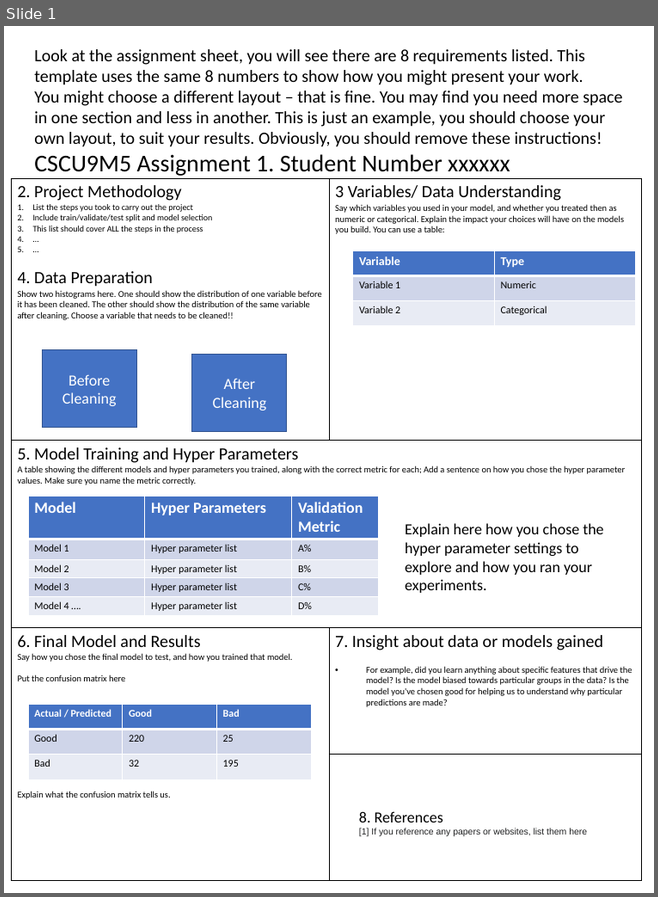
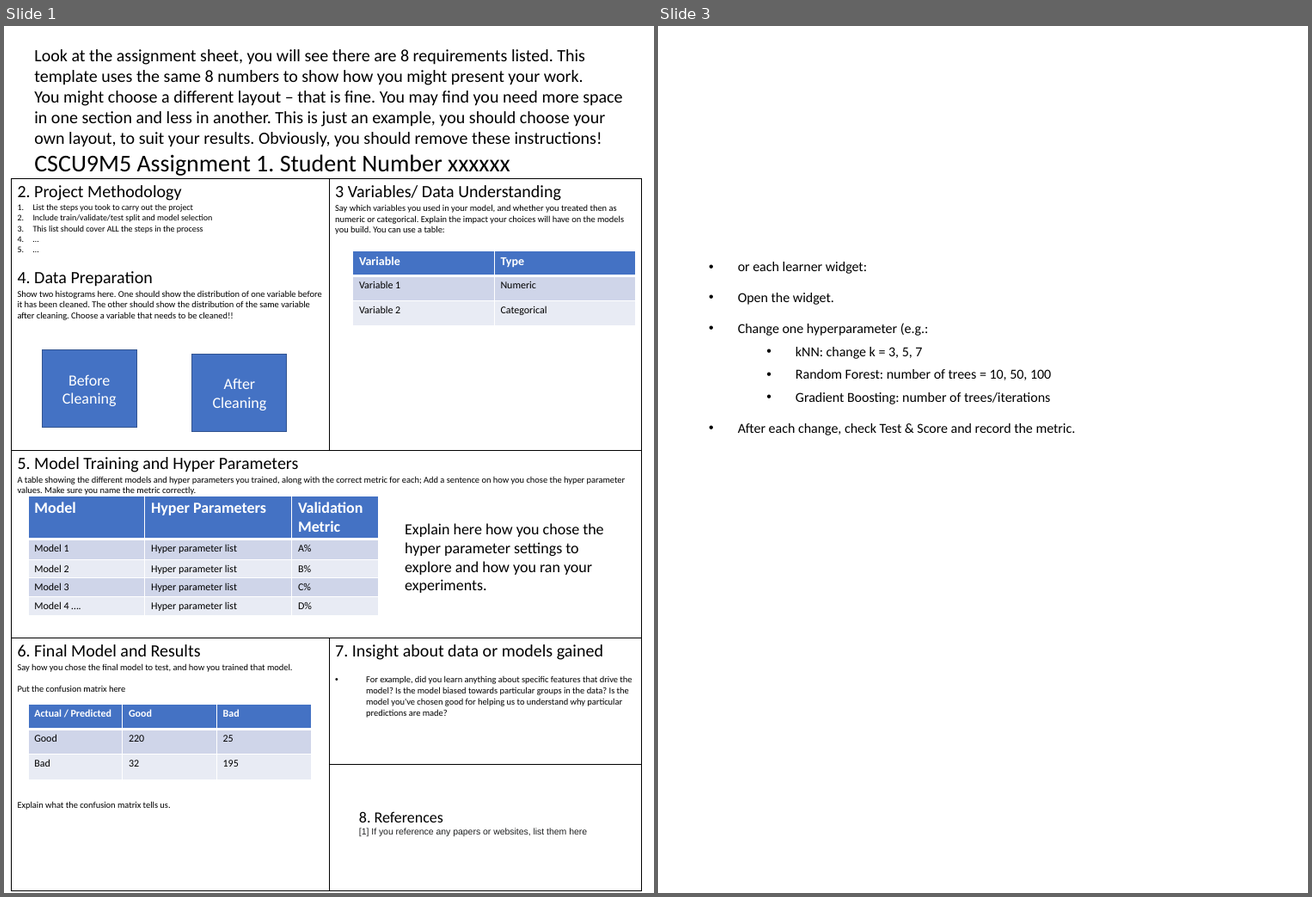
Before and after one commit to v-saketh-p/CSCU9M5_assignment, a slide deck: assignment_CSCU9M5.pptx. Shown side by side, each under a label of ours: slide 1 before the commit, slides 1 and 3 after it; the slides between them are not shown. The pictures are 658x897 and 1312x897 pixels, drawn with LibreOffice and Linux fonts; fonts in the diff are those of the drawing. Boxes give left, top, right and bottom in pixels: in the first picture for what was removed or moved away, otherwise in the second. Text is boxed around its words. In the diff, an @@ line names an element or a change of style, - is before the commit and + after.

```diff
--- a/assignment_CSCU9M5.pptx
+++ b/assignment_CSCU9M5.pptx
@@ slide 3 added at box(658, 26, 1308, 893), background #FFFFFF @@
@@ text added at box(738, 262, 1076, 435), 16 pt, text #000000 @@
+• or each learner widget:
+• Open the widget.
+• Change one hyperparameter (e.g.:
+  • kNN: change k = 3, 5, 7
+  • Random Forest: number of trees = 10, 50, 100
+  • Gradient Boosting: number of trees/iterations
+• After each change, check Test & Score and record the metric.
@@ slide 1 changed as well @@
@@ table: place and size @@
-table at box(12, 178, 642, 881)
+table at box(12, 178, 642, 887)
```
Also in this commit, not shown: 1 other slide changed, 1 slide removed.
